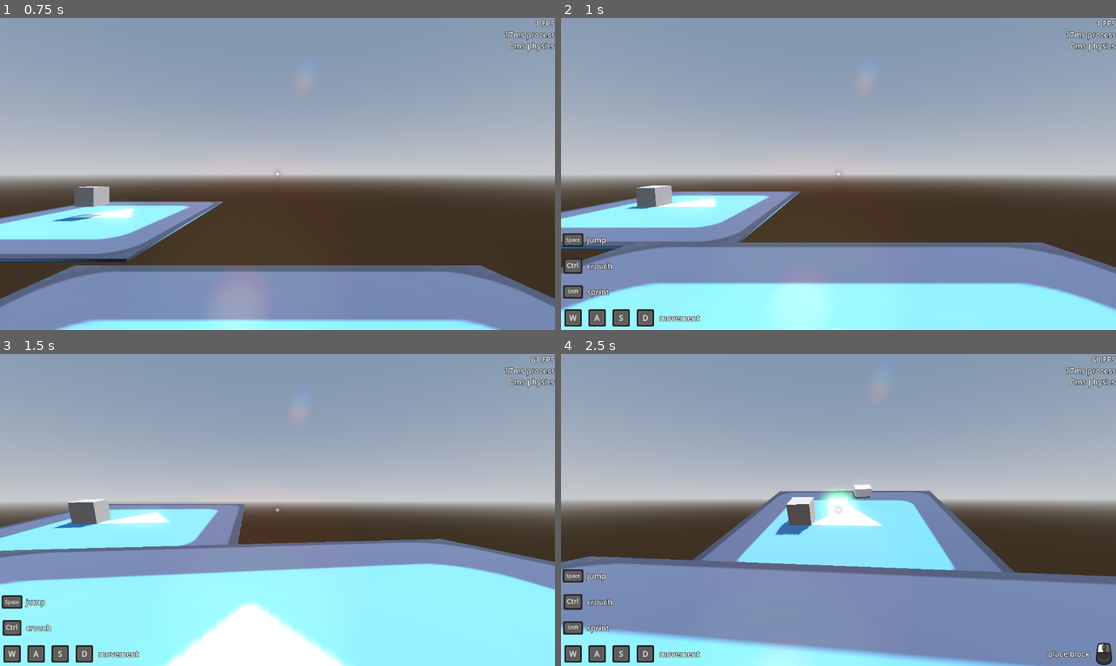
Above: before the commit, frames 1-4 (two rows, left to right).
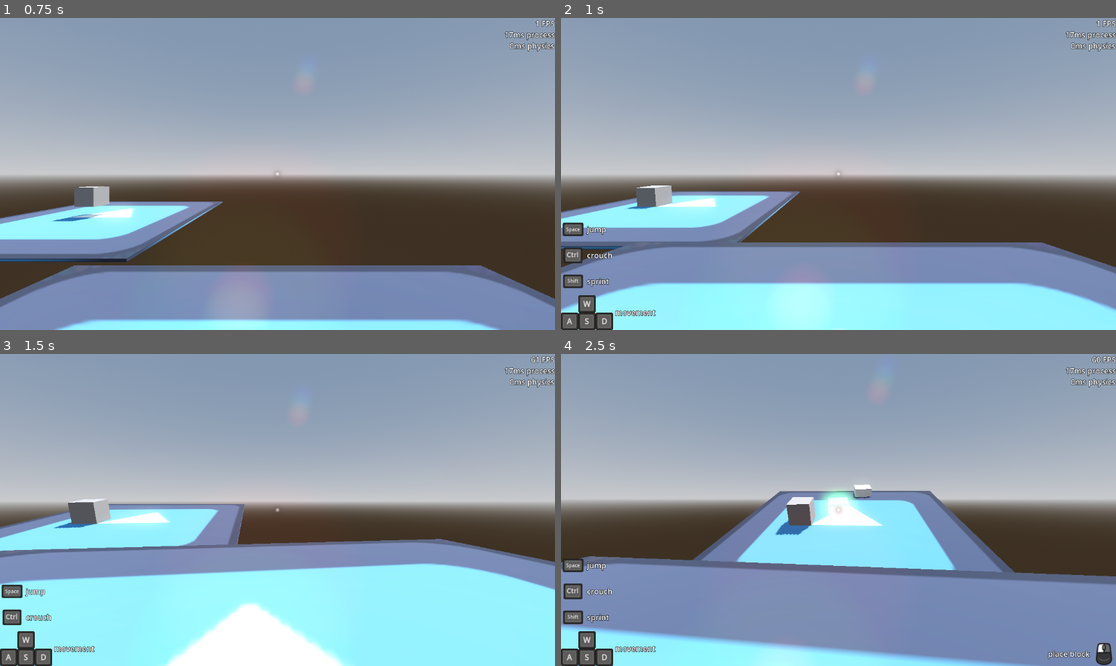
Above: after the commit, the same moments.

Repository: matmas/spacecraft3d
Game: Godot game, scene res://main_menu/main_menu.tscn
Same seed, same stepped clock (60 frames per second), same inputs: the game is played once before the commit and once after it. The engine's default icon, where the game draws it, is replaced by a stand-in: a white triangle on a blue panel in a dark square.
Inputs (mouse positions are in pixels of both pictures, inside the frame that each line leads up to):
- Up to frame 1 (0.75 s): click "New game" at 0.5 s
- Up to frame 2 (1 s): no input
- Up to frame 3 (1.5 s): tap Enter at 1.25 s; move the mouse to (305, 510) at 1.27 s; hold W (move_forward) from 1.28 s (still down); hold Ctrl (crouch) from 1.28 s (still down); click (305, 510) at 1.42 s
- Up to frame 4 (2.5 s): keep holding W (move_forward); tap Space (jump) at 1.52, 2.27 s; move the mouse to (810, 510) at 2.02 s; release Ctrl (crouch) at 2.03 s; click (810, 510) at 2.1 s

Frame 1 is identical in both runs. In frame 2, 2.3% of the frame differs, in the area x 0-26%, y 65-100%; in frame 3, 1.9%; in frame 4, 2.3%.

Commit message:
Test alternative WASD input hints configuration

Diff:
--- a/input_hints/input_hints.tscn
+++ b/input_hints/input_hints.tscn
@@ -89,33 +89,62 @@
 layout_mode = 2
 theme_override_constants/separation = 0
 
-[node name="move_forward" type="TextureRect" parent="LeftControls/MovementAndLook/move_forward"]
+[node name="WASDGrid" type="GridContainer" parent="LeftControls/MovementAndLook/move_forward"]
+layout_mode = 2
+theme_override_constants/h_separation = 0
+theme_override_constants/v_separation = 0
+columns = 3
+
+[node name="Empty" type="Control" parent="LeftControls/MovementAndLook/move_forward/WASDGrid"]
+layout_mode = 2
+
+[node name="move_forward" type="TextureRect" parent="LeftControls/MovementAndLook/move_forward/WASDGrid"]
 layout_mode = 2
 theme = ExtResource("5_mck50")
 script = ExtResource("6_kuhb4")
 action_name = &"move_forward"
 ignore_joypad_direction = true
-
-[node name="move_left" type="TextureRect" parent="LeftControls/MovementAndLook/move_forward"]
+visibility_mode = 1
+minimum_size = Vector2(36, 36)
+add_margin = false
+
+[node name="Empty2" type="Control" parent="LeftControls/MovementAndLook/move_forward/WASDGrid"]
+layout_mode = 2
+
+[node name="move_left" type="TextureRect" parent="LeftControls/MovementAndLook/move_forward/WASDGrid"]
 layout_mode = 2
 theme = ExtResource("5_mck50")
 script = ExtResource("6_kuhb4")
 action_name = &"move_left"
 visibility_mode = 1
-
-[node name="move_backward" type="TextureRect" parent="LeftControls/MovementAndLook/move_forward"]
+minimum_size = Vector2(36, 36)
+add_margin = false
+
+[node name="move_backward" type="TextureRect" parent="LeftControls/MovementAndLook/move_forward/WASDGrid"]
 layout_mode = 2
 theme = ExtResource("5_mck50")
 script = ExtResource("6_kuhb4")
 action_name = &"move_backward"
 visibility_mode = 1
-
-[node name="move_right" type="TextureRect" parent="LeftControls/MovementAndLook/move_forward"]
+minimum_size = Vector2(36, 36)
+add_margin = false
+
+[node name="move_right" type="TextureRect" parent="LeftControls/MovementAndLook/move_forward/WASDGrid"]
 layout_mode = 2
 theme = ExtResource("5_mck50")
 script = ExtResource("6_kuhb4")
 action_name = &"move_right"
 visibility_mode = 1
+minimum_size = Vector2(36, 6)
+add_margin = false
+
+[node name="move_forward" type="TextureRect" parent="LeftControls/MovementAndLook/move_forward"]
+layout_mode = 2
+theme = ExtResource("5_mck50")
+script = ExtResource("6_kuhb4")
+action_name = &"move_forward"
+ignore_joypad_direction = true
+visibility_mode = 2
 
 [node name="Label" type="Label" parent="LeftControls/MovementAndLook/move_forward"]
 layout_mode = 2
